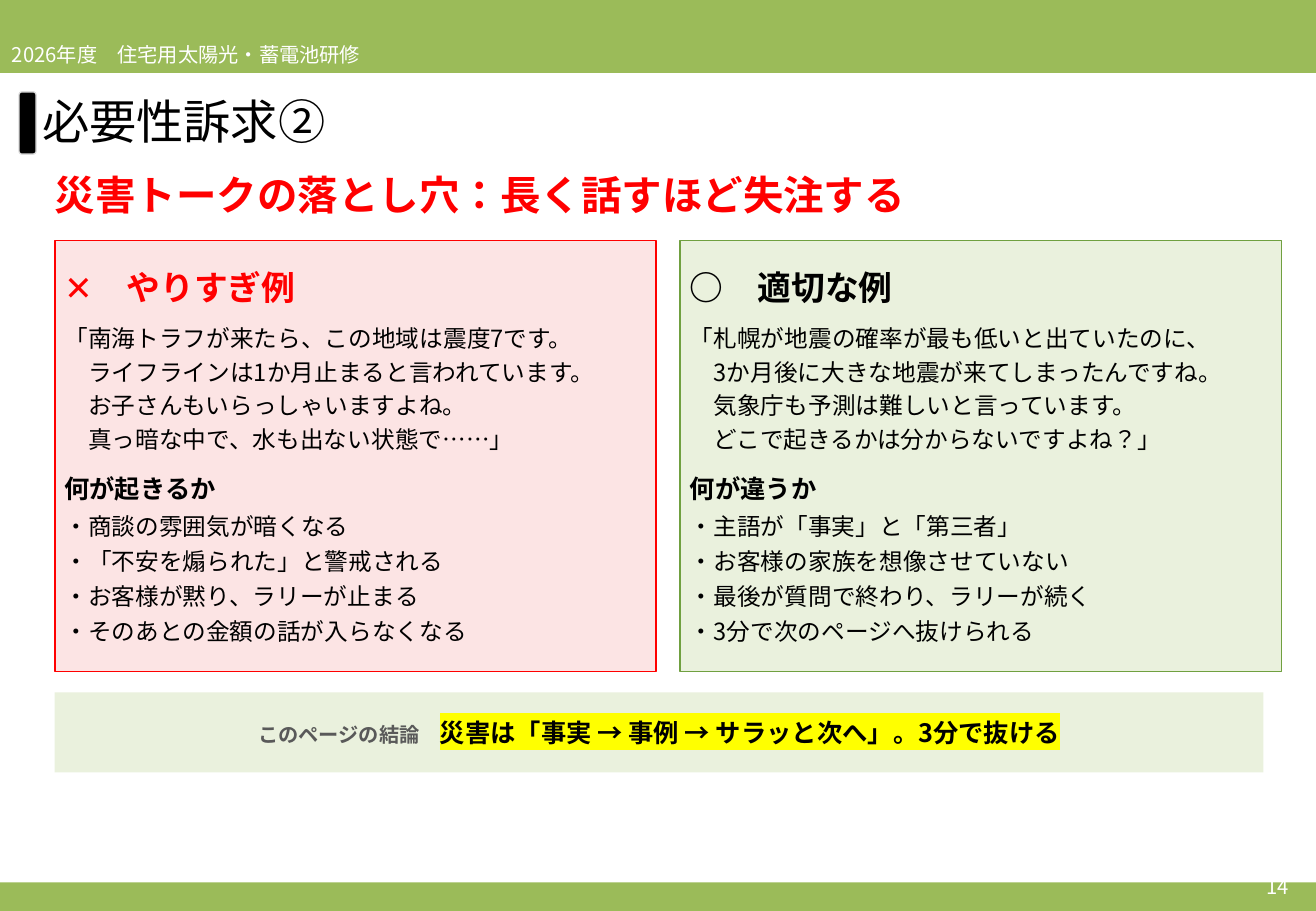
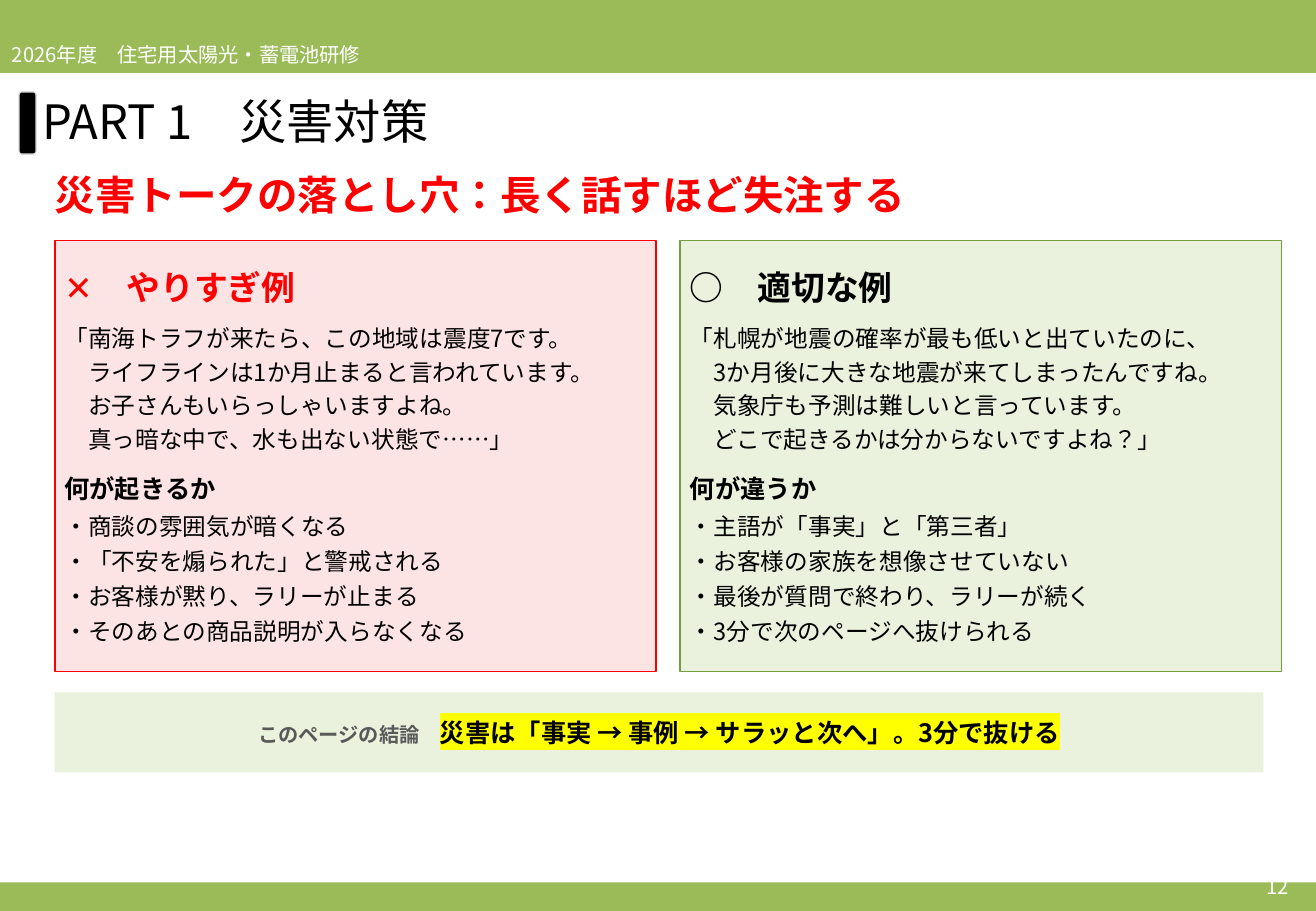
Before and after one commit to soshiro-iki-sys/-, a slide deck: slide 12 of slides/2026営業研修_第3回_必要性訴求②＆ロープレ.pptx (slide 14 before the commit). Drawn at 1316x911 pixels with LibreOffice and Linux fonts; fonts in the diff are those of the drawing. Boxes give left, top, right and bottom in pixels: in the first picture for what was removed or moved away, otherwise in the second. Text is boxed around its words. In the diff, an @@ line names an element or a change of style, - is before the commit and + after.

```diff
--- a/slides/2026営業研修_第3回_必要性訴求②＆ロープレ.pptx
+++ b/slides/2026営業研修_第3回_必要性訴求②＆ロープレ.pptx
@@ text at bbox=[42, 99, 429, 143]: text changed @@
-必要性訴求②
+PART 1 災害対策
@@ text in rectangle at bbox=[64, 620, 466, 642]: text changed @@
-・そのあとの金額の話が入らなくなる
+・そのあとの商品説明が入らなくなる
@@ text at bbox=[1266, 873, 1288, 894]: text changed @@
-14
+12
```
Also in this commit, not shown: 22 other slides changed, 8 slides added, 5 slides removed, 2 other files.
